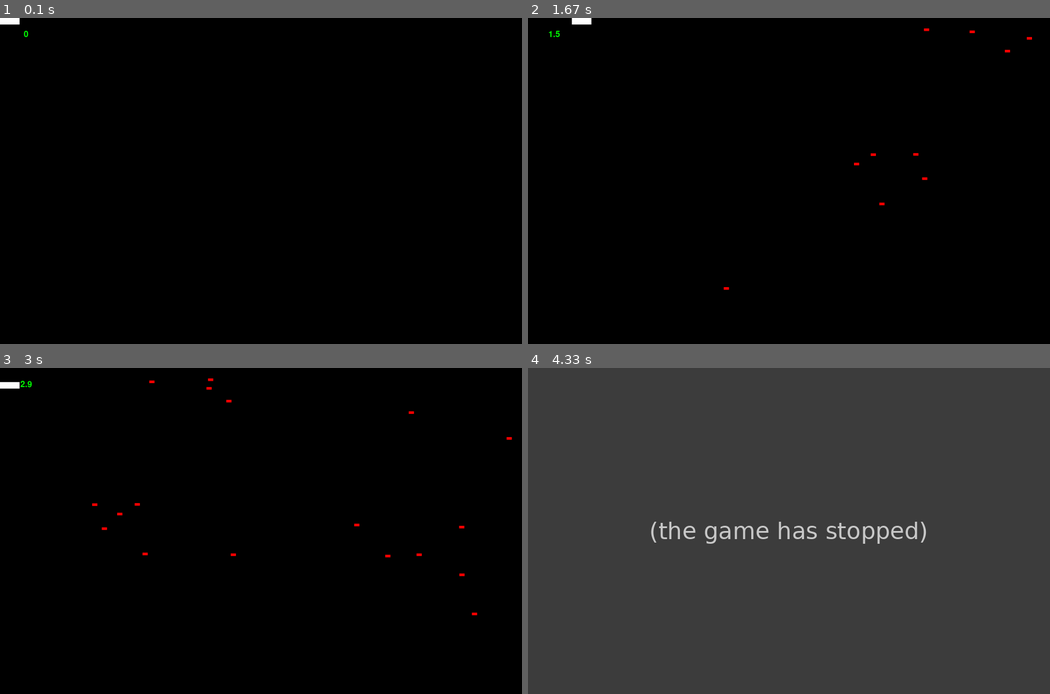
Above: before the commit, frames 1-4 (two rows, left to right).
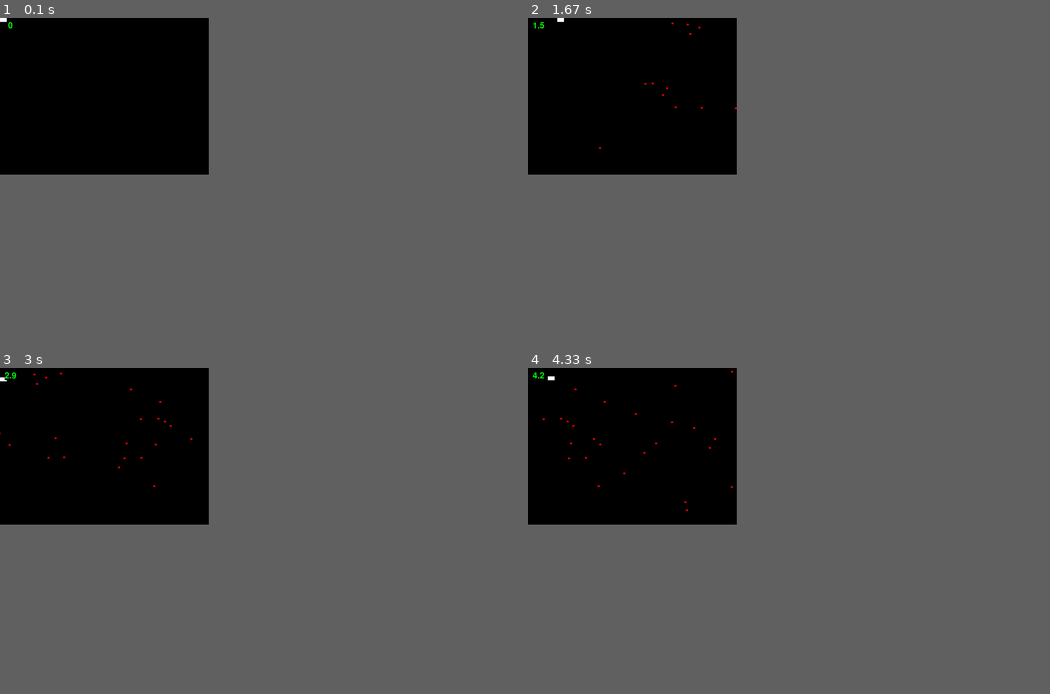
Above: after the commit, the same moments.

Repository: Kurloc/Simple_Pygame
Game: pygame game, started from main.py
The game is run twice, just before and just after one commit, with the same random seed, the same clock (stepped at 60 frames per second) and the same inputs.
Inputs:
- Up to frame 1 (0.1 s): no input
- Up to frame 2 (1.67 s): hold Right 0.33-0.8 s; hold Up 0.83-1.13 s; hold Right 1.17-1.63 s
- Up to frame 3 (3 s): hold Left 1.67-2.2 s; hold Down 2.23-2.53 s; hold Left 2.57-2.97 s
- Up to frame 4 (4.33 s): hold Up 3-3.37 s; hold Right 3.4-4.03 s; hold Down from 4.07 s (still down)
In our replay, the window is 900x562 before the commit and 360x270 after it. These sizes can differ from the game's own. Grey fills any space a smaller window leaves; there, only what the larger window draws over its background counts as a difference.

The runs differ from the first frame. In frame 1, less than 0.1% of the frame differs, in the area x 0-6%, y 0-6%; in frame 2, 0.3%; in frame 3, 0.4%; in frame 4, 20%, in the area x 0-77%, y 0-54%.
Before the commit the program exited at 4.17 s; later frames show no game.

Commit message:
More game play adjustments to fit screen sizes more consistent play

Diff:
--- a/Enemy.py
+++ b/Enemy.py
@@ -6,7 +6,7 @@
 class Enemy(pygame.sprite.Sprite):
     def __init__(self, *groups):
         super().__init__(*groups)
-        self.surf = pygame.Surface((20, 10))
+        self.surf = pygame.Surface((SCREEN_WIDTH/90, SCREEN_HEIGHT/100))
         self.surf.fill((255, 0, 0))
         self.rect = self.surf.get_rect(
             center=(
--- a/Player.py
+++ b/Player.py
@@ -9,10 +9,10 @@
 class Player(pygame.sprite.Sprite):
     def __init__(self):
         super(Player, self).__init__()
-        self.surf = pygame.Surface((75, 25))
+        self.surf = pygame.Surface((SCREEN_WIDTH/30, SCREEN_HEIGHT/40))
         self.surf.fill((255, 255, 255))
         self.rect = self.surf.get_rect()
-        self.speed = 3
+        self.speed = SCREEN_WIDTH / 666
 
     def update(self, pressed_keys):
         if pressed_keys[K_UP]:
--- a/Settings.py
+++ b/Settings.py
@@ -1,10 +1,10 @@
 from Colors import Colors
 
 # Game Settings
-SCREEN_WIDTH = 2000
-SCREEN_HEIGHT = 1250
+SCREEN_WIDTH = 800
+SCREEN_HEIGHT = 600
 SCREEN_BACKGROUND_COLOR = Colors.black
 
 # Difficulty Settings
 # easy, medium, hard
-GAME_MODE = 'hard'
+GAME_MODE = 'medium'
--- a/main.py
+++ b/main.py
@@ -8,7 +8,7 @@
 from Colors import Colors
 from Enemy import Enemy
 from Player import Player
-from Settings import SCREEN_WIDTH, SCREEN_HEIGHT, SCREEN_BACKGROUND_COLOR
+from Settings import SCREEN_WIDTH, SCREEN_HEIGHT, SCREEN_BACKGROUND_COLOR, GAME_MODE
 from Supporting_Functions import round_down
 
 pygame.init()
@@ -19,7 +19,9 @@
 
 # CUSTOM EVENT FOR ADDING ENEMIES
 ADD_ENEMY = pygame.USEREVENT + 1
-pygame.time.set_timer(ADD_ENEMY, 150)
+if GAME_MODE == 'easy': pygame.time.set_timer(ADD_ENEMY, 150)
+if GAME_MODE == 'medium': pygame.time.set_timer(ADD_ENEMY, 110)
+if GAME_MODE == 'hard': pygame.time.set_timer(ADD_ENEMY, 75)
 
 # CUSTOM EVENT FOR UPDATING TIMER
 UPDATE_TIMER = pygame.USEREVENT + 2
@@ -79,6 +81,6 @@
     # Blit the timer
     screen.blit(text, textRect)
     pygame.display.flip()
-    clock.tick(60)
+    clock.tick(120)
 
 pygame.quit()
